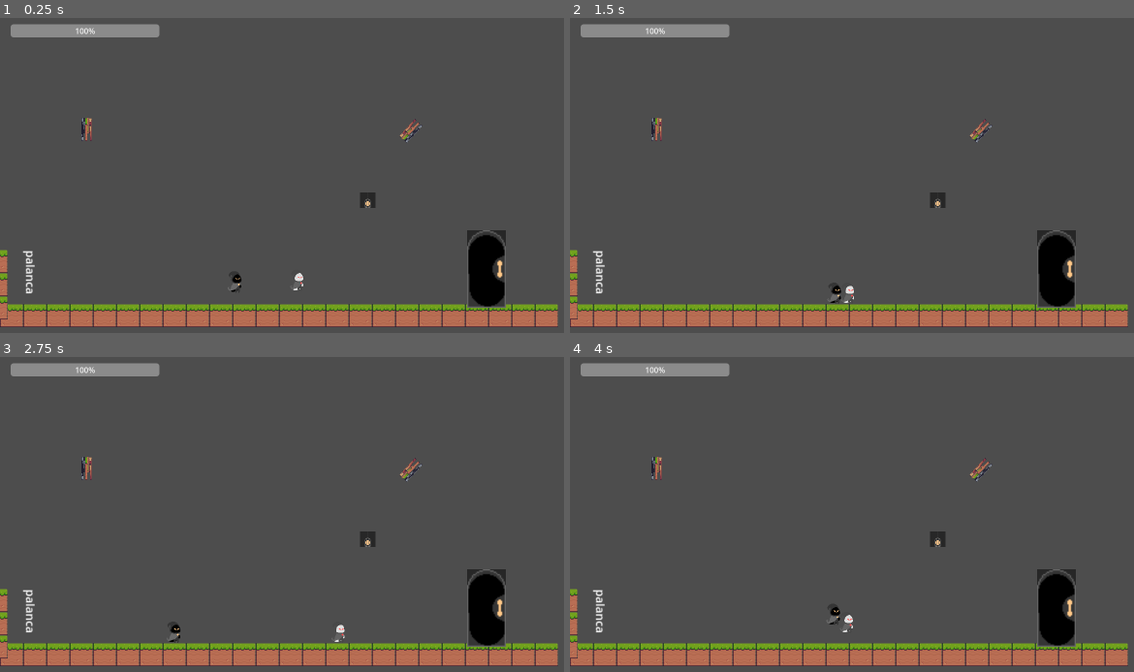
Above: before the commit, frames 1-4 (two rows, left to right).
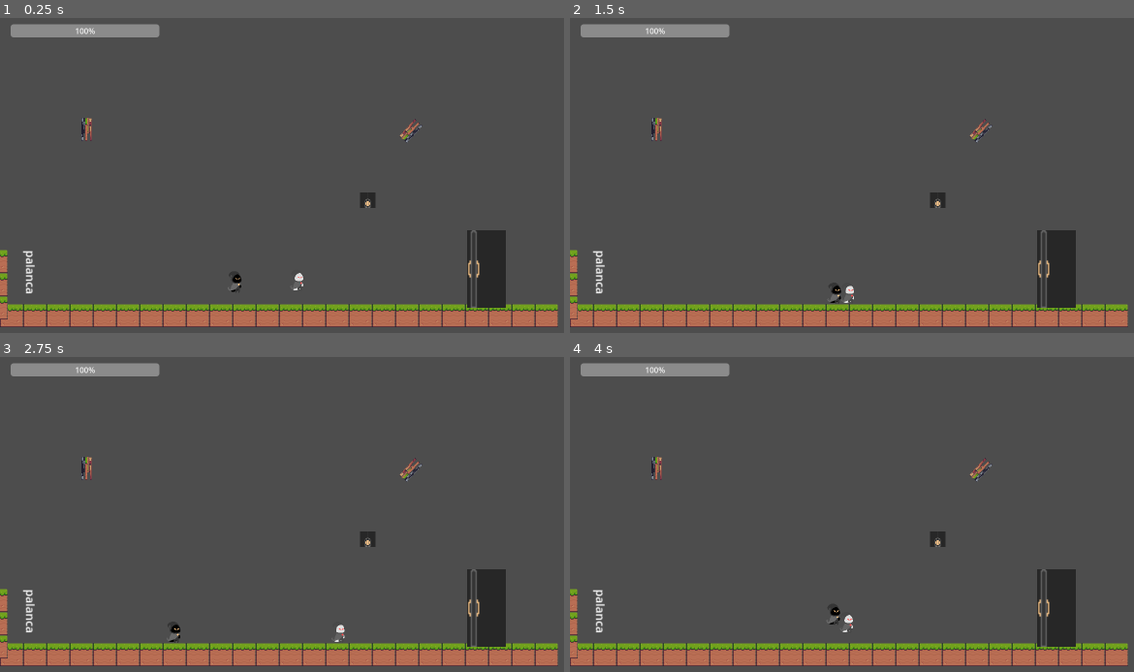
Above: after the commit, the same moments.

Repository: BrianGerardi/LaLuzYLaSombraGameJam
Game: Godot game, scene res://Escenas/nivel_probando_puertas.tscn
Two runs of this game, one before a commit and one after it. Both use one fixed random seed, a clock stepped at 60 frames per second and the inputs below. The project has no main scene, so this scene is started directly.
Inputs:
- Up to frame 1 (0.25 s): no input
- Up to frame 2 (1.5 s): hold D (mover_derecha) from 0.53 s (still down); tap F (accion) at 0.6 s; tap Space (saltar) at 0.77 s; tap Shift (correr) at 1.35 s
- Up to frame 3 (2.75 s): tap Space (saltar) at 1.52 s; release D (mover_derecha) at 2.03 s; hold A (mover_izquierda) from 2.03 s (still down); tap F (accion) at 2.1 s
- Up to frame 4 (4 s): release A (mover_izquierda) at 2.78 s; hold D (mover_derecha) from 2.78 s (still down); tap Shift (correr) at 2.85 s; tap Space (saltar) at 3.02, 3.77 s; tap F (accion) at 3.6 s

The runs differ from the first frame. In frame 1, 1.4% of the frame differs, in the area x 82-90%, y 67-92%; in frame 2, 1.4%; in frame 3, 1.4%; in frame 4, 1.4%.

Commit message:
animacion de puerta abierta y cerrada
agregue nodo audiostreamplayer tambien

Diff:
--- a/Escenas/puerta.tscn
+++ b/Escenas/puerta.tscn
@@ -19,6 +19,17 @@
 "loop": false,
 "name": &"abrir",
 "speed": 5.0
+}, {
+"frames": [{
+"duration": 1.0,
+"texture": ExtResource("3_hgxfh")
+}, {
+"duration": 1.0,
+"texture": ExtResource("2_hgxfh")
+}],
+"loop": false,
+"name": &"cerrar",
+"speed": 5.0
 }]
 
 [node name="Puerta" type="StaticBody2D"]
@@ -34,4 +45,7 @@
 [node name="AnimatedSprite2D" type="AnimatedSprite2D" parent="."]
 unique_name_in_owner = true
 sprite_frames = SubResource("SpriteFrames_imcla")
-animation = &"abrir"
+animation = &"cerrar"
+
+[node name="AudioPuerta" type="AudioStreamPlayer" parent="."]
+unique_name_in_owner = true
--- a/puerta.gd
+++ b/puerta.gd
@@ -1,10 +1,9 @@
 extends StaticBody2D
-
 
 @export var id_puerta : int
 @export var sprite_puerta_abierta: Sprite2D
 @onready var collision_puerta_abierta: CollisionShape2D = %CollisionPuertaAbierta
-
+var puerta_abierta :bool = false
 
 func _ready() -> void:
 	Global.usar_palanca_id.connect(_on_usar_palanca)
@@ -21,6 +20,9 @@
 
 func abrir_puerta():
 	collision_puerta_abierta.set_deferred("disabled", true)
-	%AnimatedSprite2D.play("abrir")
+	if puerta_abierta == false:
+		%AnimatedSprite2D.play("abrir")
+	else:
+		%AnimatedSprite2D.play("cerrar")
+	%AudioPuerta.play() #asegurarse de haber agregado el sonido por medio del editor
 	print("puerta abierta")
-	#si hubieran animaciones tambien hay que ejecutarlas aca
